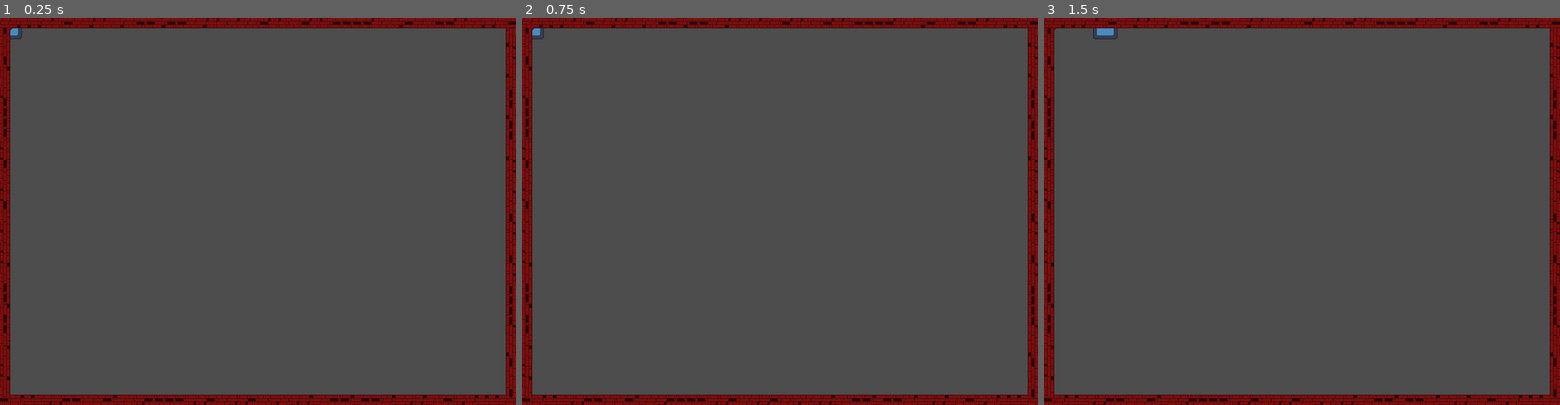
Above: before the commit, frames 1-3 (left to right).
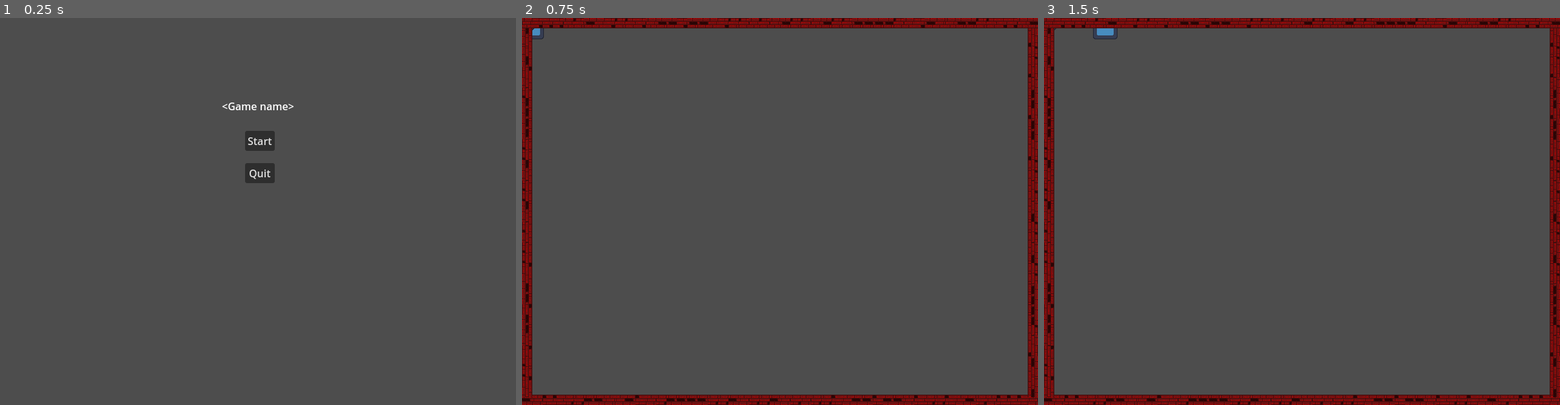
Above: after the commit, the same moments.

Repository: Atron1792/LimboLTD_CalgaryHacks2024
Game: Godot game, scene res://scenes/Menus/Main_menu.tscn
The game is run twice, just before and just after one commit, with the same random seed, the same clock (stepped at 60 frames per second) and the same inputs. Before the commit the project starts from res://scenes/main_scene.tscn. The engine's default icon, where the game draws it, is replaced by a stand-in: a white triangle on a blue panel in a dark square.
Inputs (mouse positions are in pixels of both pictures, inside the frame that each line leads up to):
- Up to frame 1 (0.25 s): no input
- Up to frame 2 (0.75 s): click (780, 141) at 0.5 s, where only the run after the commit has a clickable "Start"
- Up to frame 3 (1.5 s): tap Enter at 1.25 s; hold Right (ui_right) from 1.28 s (still down)

The runs differ from the first frame. In frame 1, 9.8% of the frame differs, in the area x 0-100%, y 0-100%; in frame 2, nothing differs; in frame 3, nothing differs.

Commit message:
Added main menu

Diff:
--- a/project.godot
+++ b/project.godot
@@ -11,7 +11,7 @@
 [application]
 
 config/name="Name_CalgaryHacks2024"
-run/main_scene="res://scenes/main_scene.tscn"
+run/main_scene="res://scenes/Menus/Main_menu.tscn"
 config/features=PackedStringArray("4.2", "GL Compatibility")
 config/icon="res://icon.svg"
 
@@ -58,6 +58,11 @@
 , Object(InputEventKey,"resource_local_to_scene":false,"resource_name":"","device":0,"window_id":0,"alt_pressed":false,"shift_pressed":false,"ctrl_pressed":false,"meta_pressed":false,"pressed":false,"keycode":0,"physical_keycode":83,"key_label":0,"unicode":0,"echo":false,"script":null)
 ]
 }
+pause_game={
+"deadzone": 0.5,
+"events": [Object(InputEventKey,"resource_local_to_scene":false,"resource_name":"","device":-1,"window_id":0,"alt_pressed":false,"shift_pressed":false,"ctrl_pressed":false,"meta_pressed":false,"pressed":false,"keycode":0,"physical_keycode":4194305,"key_label":0,"unicode":0,"echo":false,"script":null)
+]
+}
 
 [rendering]
 
--- /dev/null
+++ b/scenes/Menus/Main_menu.tscn
@@ -0,0 +1,59 @@
+[gd_scene load_steps=4 format=3 uid="uid://crap16bkiqjpi"]
+
+[ext_resource type="Script" path="res://scenes/Menus/start_button.gd" id="1_6v800"]
+[ext_resource type="Script" path="res://scenes/Menus/quit_button.gd" id="2_hktyo"]
+
+[sub_resource type="Theme" id="Theme_vsrjj"]
+
+[node name="MainMenu" type="Control"]
+layout_mode = 3
+anchors_preset = 15
+anchor_right = 1.0
+anchor_bottom = 1.0
+grow_horizontal = 2
+grow_vertical = 2
+size_flags_horizontal = 4
+metadata/_edit_use_anchors_ = true
+
+[node name="Label" type="Label" parent="."]
+layout_mode = 1
+anchors_preset = 5
+anchor_left = 0.5
+anchor_right = 0.5
+offset_left = -56.0
+offset_top = 125.0
+offset_right = 56.0
+offset_bottom = 148.0
+grow_horizontal = 2
+theme = SubResource("Theme_vsrjj")
+text = "<Game name>"
+horizontal_alignment = 1
+
+[node name="Control" type="Control" parent="."]
+layout_mode = 1
+anchors_preset = 5
+anchor_left = 0.5
+anchor_right = 0.5
+offset_left = -20.0
+offset_right = 20.0
+offset_bottom = 40.0
+grow_horizontal = 2
+
+[node name="start_button" type="Button" parent="Control"]
+layout_mode = 0
+offset_top = 175.0
+offset_right = 46.0
+offset_bottom = 206.0
+text = "Start"
+script = ExtResource("1_6v800")
+
+[node name="quit_button" type="Button" parent="Control"]
+layout_mode = 0
+offset_top = 225.0
+offset_right = 46.0
+offset_bottom = 256.0
+text = "Quit"
+script = ExtResource("2_hktyo")
+
+[connection signal="pressed" from="Control/start_button" to="Control/start_button" method="_on_pressed"]
+[connection signal="pressed" from="Control/quit_button" to="Control/quit_button" method="_on_pressed"]
--- /dev/null
+++ b/scenes/Menus/quit_button.gd
@@ -0,0 +1,11 @@
+extends Button
+
+
+func _button_pressed():
+	print("quit2")
+	get_tree().quit()
+
+
+func _on_pressed():
+	print("quit")
+	get_tree().quit()
--- /dev/null
+++ b/scenes/Menus/start_button.gd
@@ -0,0 +1,18 @@
+extends Button
+var paused = false
+
+#handle pausing
+
+
+
+
+func _on_pressed():
+
+	print("changed")
+	if paused:
+		$"../..".visible = false
+		#TODO unpause game
+	else:
+		var simultaneous_scene = preload("res://scenes/main_scene.tscn").instantiate()
+		get_tree().root.add_child(simultaneous_scene)
+		$"../..".visible = false
Not shown, added: scenes/Menus/Mai59A8.tmp
